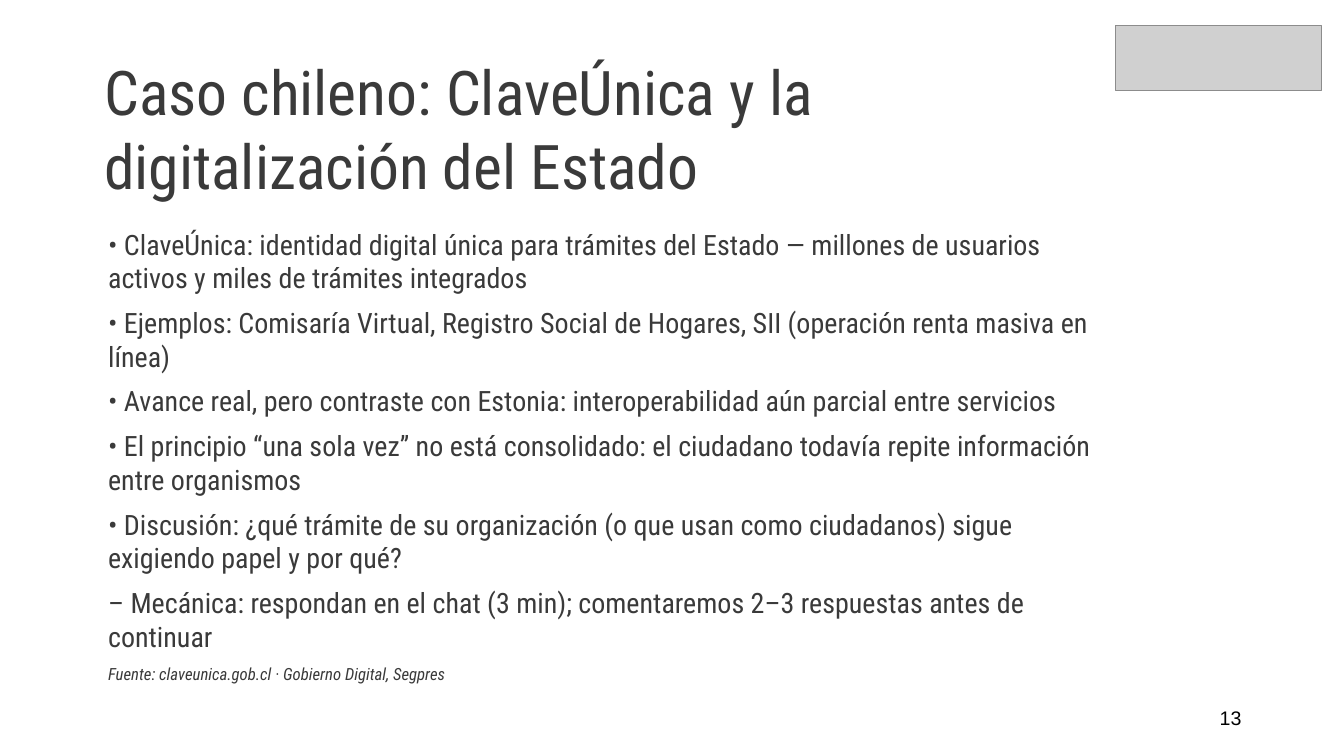
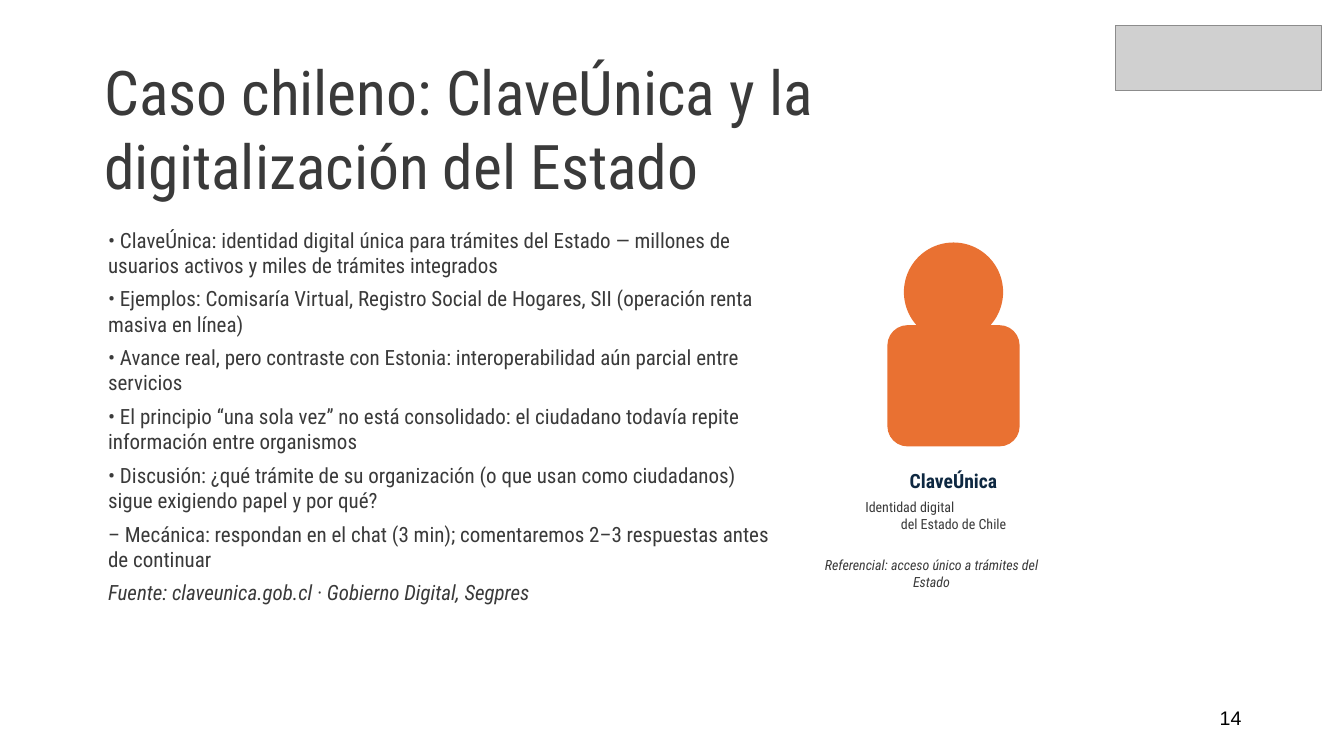
Before and after one commit to diegozamoranoWP/Diplomado-PUCV, a slide deck: slide 14 of Modulo_3_Transformacion_Digital/Clase_1_Transformacion_Digital.pptx (slide 13 before the commit). Drawn at 1344x756 pixels with LibreOffice and Linux fonts; fonts in the diff are those of the drawing; grey boxes stand for pictures. Boxes give left, top, right and bottom in pixels: in the first picture for what was removed or moved away, otherwise in the second. Text is boxed around its words. In the diff, an @@ line names an element or a change of style, - is before the commit and + after.

```diff
--- a/Modulo_3_Transformacion_Digital/Clase_1_Transformacion_Digital.pptx
+++ b/Modulo_3_Transformacion_Digital/Clase_1_Transformacion_Digital.pptx
@@ text "• ClaveÚnica: identidad digital única ..." at [108, 229, 769, 605]: size 20 to 15 pt; size 12 to 15 pt in "Fuente: claveunica.gob.cl · Gobierno Digital, Segpres"; less space between paragraphs @@
@@ ellipse added at [904, 243, 1003, 342], fill #E97132 @@
@@ rounded rectangle added at [887, 326, 1019, 447], fill #E97132 @@
@@ text added at [910, 470, 997, 489], 14 pt, text #0E2841, bold @@
+ClaveÚnica
@@ text added at [865, 501, 1007, 529], 10 pt, text #3A3A3A @@
+Identidad digital
+del Estado de Chile
@@ text added at [825, 559, 1038, 587], 10 pt, text #3A3A3A, italic @@
+Referencial: acceso único a trámites del Estado
@@ text at [1220, 711, 1242, 725]: text changed @@
-13
+14
```
Also in this commit, not shown: 31 other slides changed, 1 slide added.
